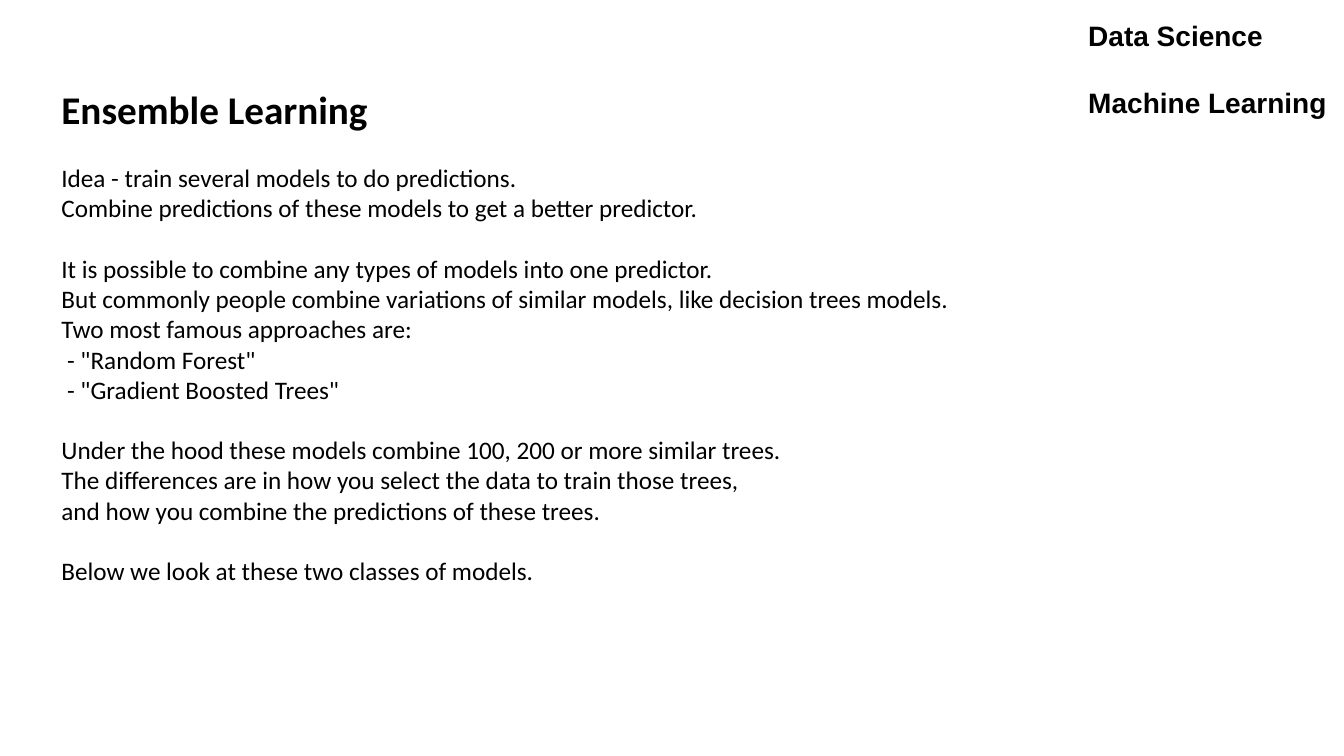
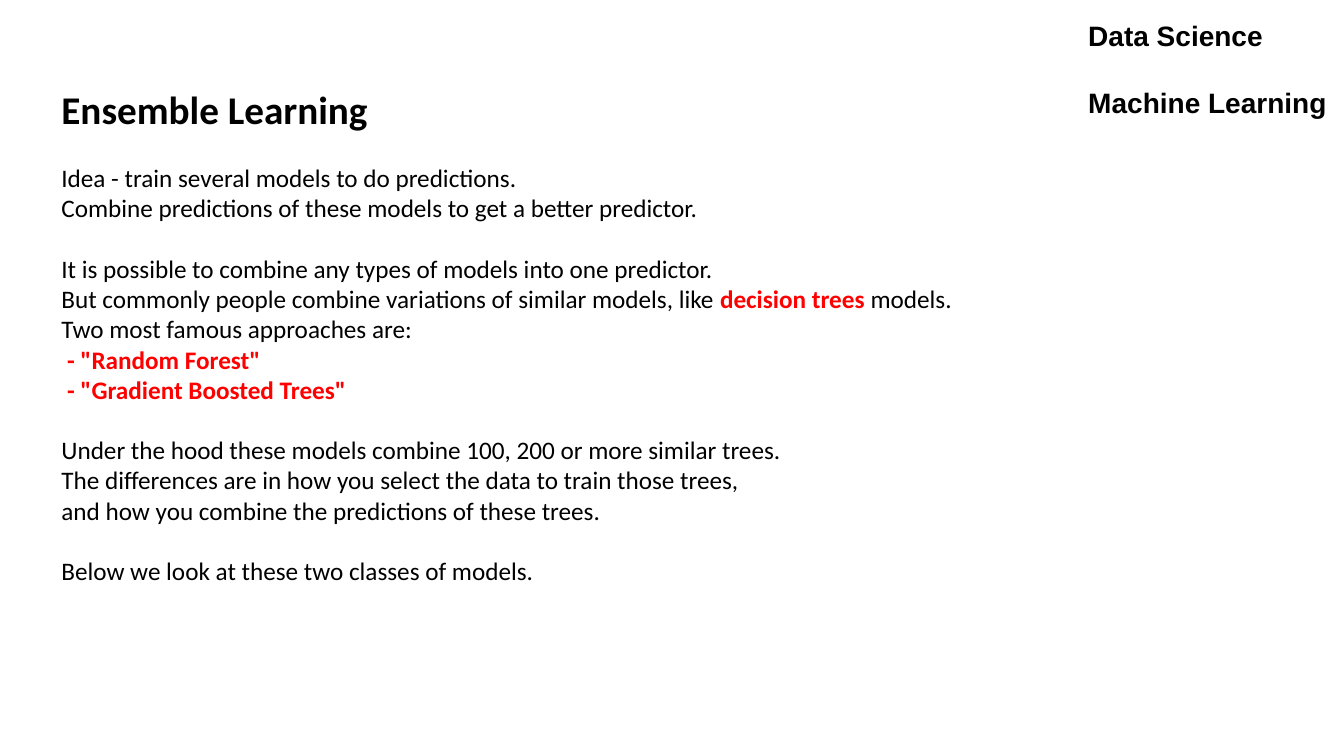
Before and after one commit to lselector/ml_ai_doc, a slide deck: slide 1 of Tree_RandomForest_GradientBoosting.pptx. Drawn at 1344x756 pixels with LibreOffice and Linux fonts; fonts in the diff are those of the drawing. Boxes give left, top, right and bottom in pixels: in the first picture for what was removed or moved away, otherwise in the second. Text is boxed around its words. In the diff, an @@ line names an element or a change of style, - is before the commit and + after.

```diff
--- a/Tree_RandomForest_GradientBoosting.pptx
+++ b/Tree_RandomForest_GradientBoosting.pptx
@@ text at <box>61,290,952,400</box>: text colour #000000 to #FF0000, bold on in "decision trees", "- "Random Forest"", "- "Gradient Boosted Trees"" @@
```
Also in this commit, not shown: 2 other slides changed, 3 slides added, 1 other file.
